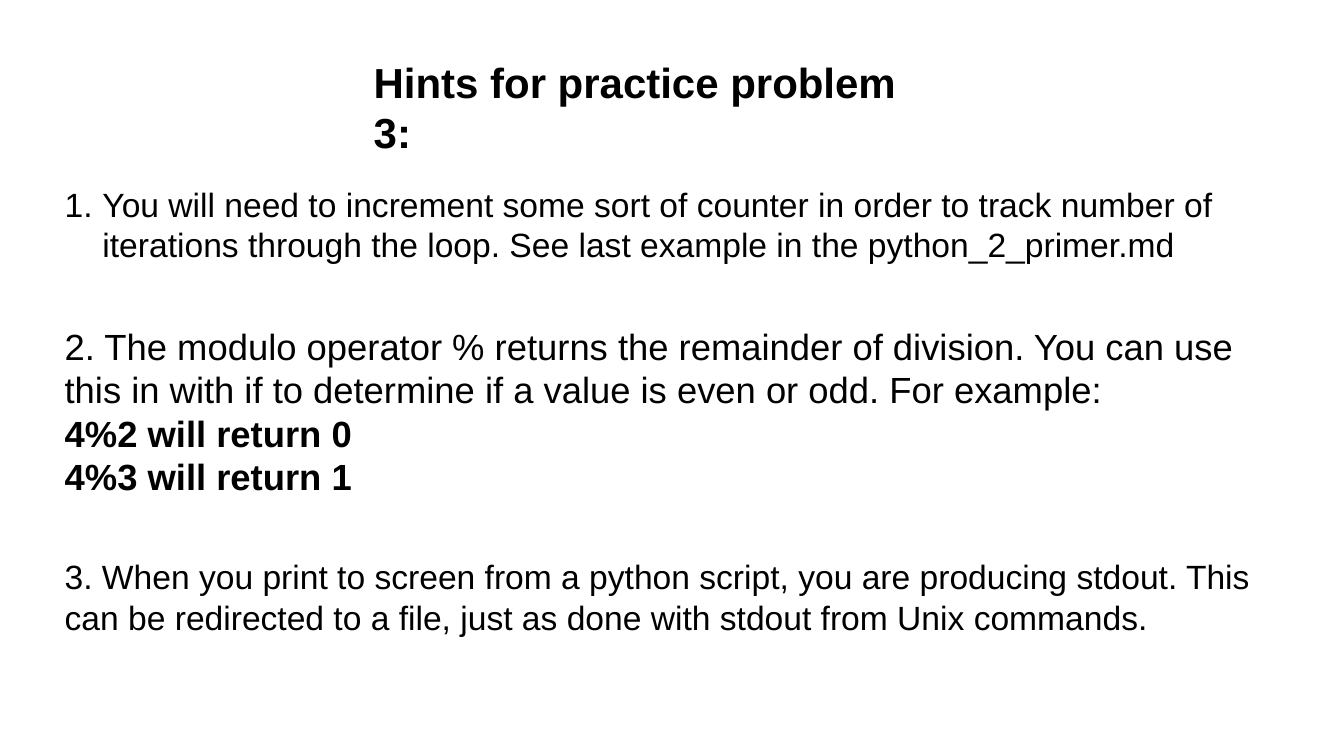
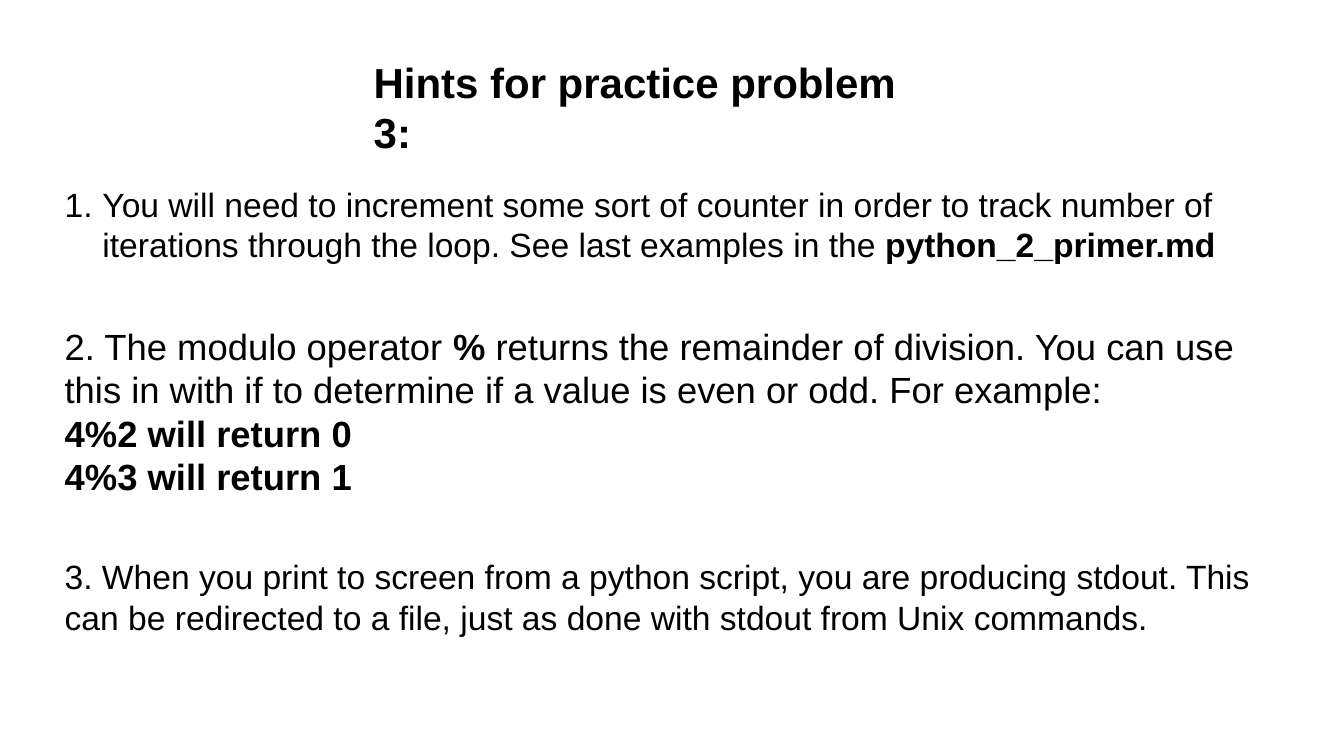
Before and after one commit to tparchman/F21_BIOL792, a slide deck: slide 17 of week7_pythonII/week7_python_chap9.pptx (slide 16 before the commit). Drawn at 1344x756 pixels with LibreOffice and Linux fonts; fonts in the diff are those of the drawing. Boxes give left, top, right and bottom in pixels: in the first picture for what was removed or moved away, otherwise in the second. Text is boxed around its words. In the diff, an @@ line names an element or a change of style, - is before the commit and + after.

```diff
--- a/week7_pythonII/week7_python_chap9.pptx
+++ b/week7_pythonII/week7_python_chap9.pptx
@@ text at [102, 192, 1215, 264]: text changed @@
-1. You will need to increment some sort of counter in order to track number of iterations through the loop. See last example in the python_2_primer.md
+1. You will need to increment some sort of counter in order to track number of iterations through the loop. See last examples in the python_2_primer.md
@@ text at [65, 333, 1234, 411]: bold on in "%" @@
```
Also in this commit, not shown: 3 other slides changed, 2 slides added, 11 other files.
